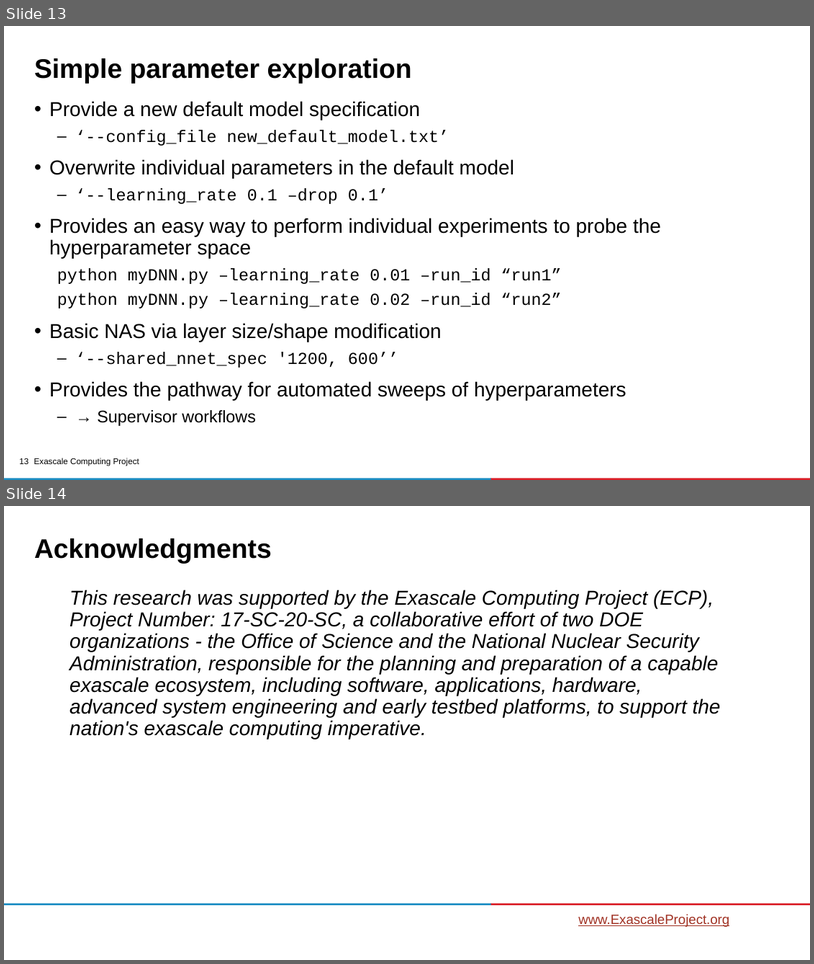
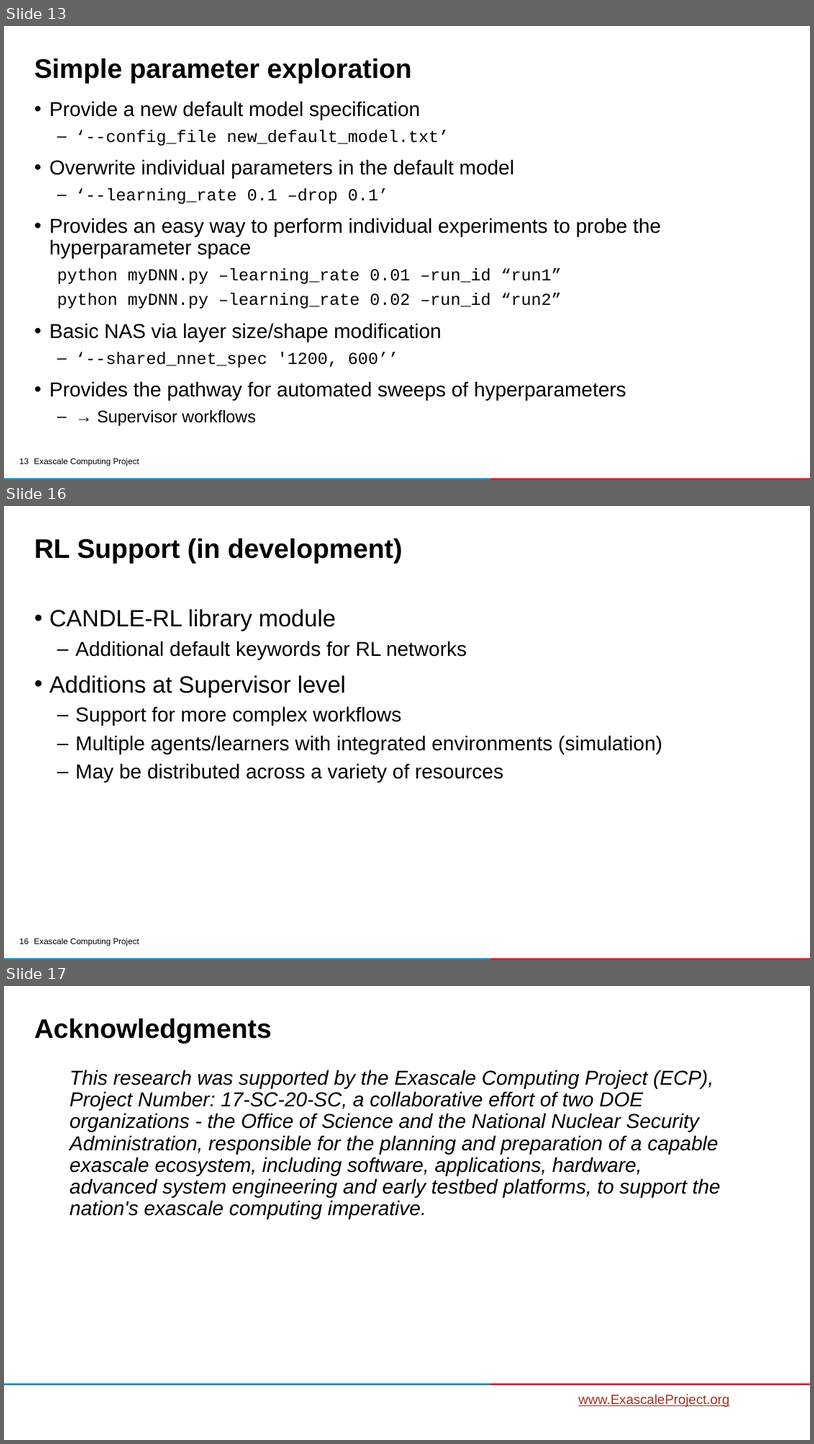
Before and after one commit to ECP-CANDLE/Tutorials, a slide deck: 2020/ECP/slides/03-library.pptx. Shown one above the other, each under a label of ours: slides 13 and 14 before the commit, slides 13, 16 and 17 after it; the slides between them are not shown. The pictures are 814x964 and 814x1444 pixels, drawn with LibreOffice and Linux fonts; fonts in the diff are those of the drawing; background and template pictures are left out. Boxes give left, top, right and bottom in pixels: in the first picture for what was removed or moved away, otherwise in the second. Text is boxed around its words. In the diff, an @@ line names an element or a change of style, - is before the commit and + after.

Commit message:
Added slide for Exalearn/RL support

```diff
--- a/2020/ECP/slides/03-library.pptx
+++ b/2020/ECP/slides/03-library.pptx
@@ slide 16 added at [4,506,810,960], background #FFFFFF; not listed: 4 template elements that a slide beside it also shows @@
@@ title added at [34,538,403,564], 32 pt, text #000000, bold @@
+RL Support (in development)
@@ text added at [49,609,663,782], 24 pt, text #000000 @@
+• CANDLE-RL library module
+  – Additional default keywords for RL networks
+• Additions at Supervisor level
+  – Support for more complex workflows
+  – Multiple agents/learners with integrated environments (simulation)
+  – May be distributed across a variety of resources
@@ what was slide 14 is now slide 17 @@
```
Also in this commit, not shown: 2 other slides added, 4 slides removed.
